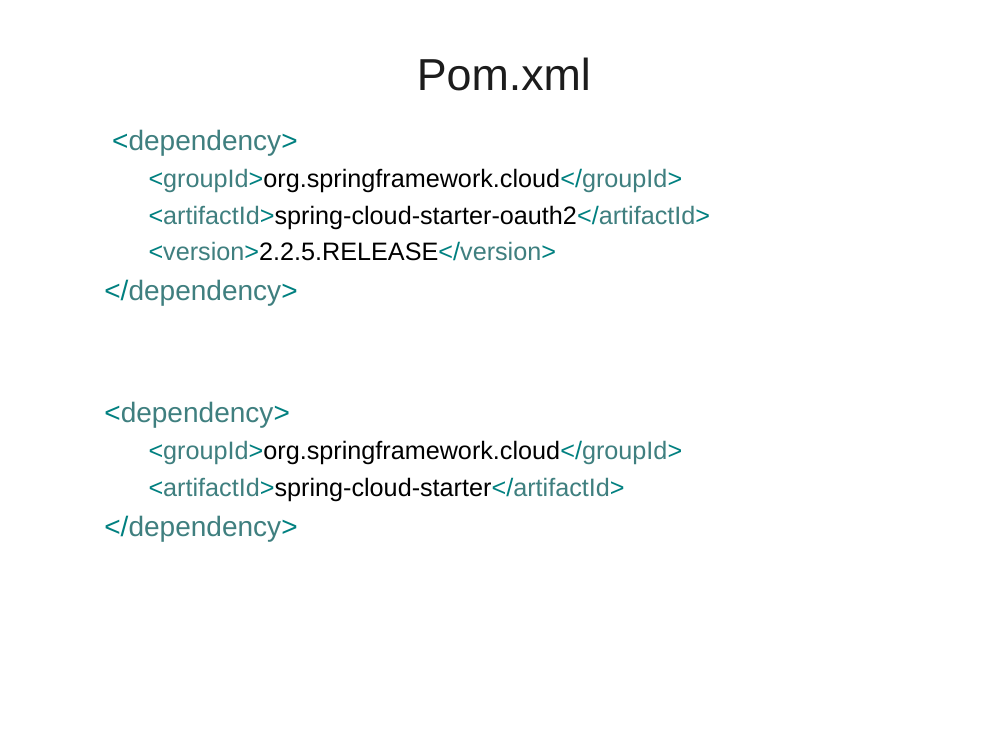
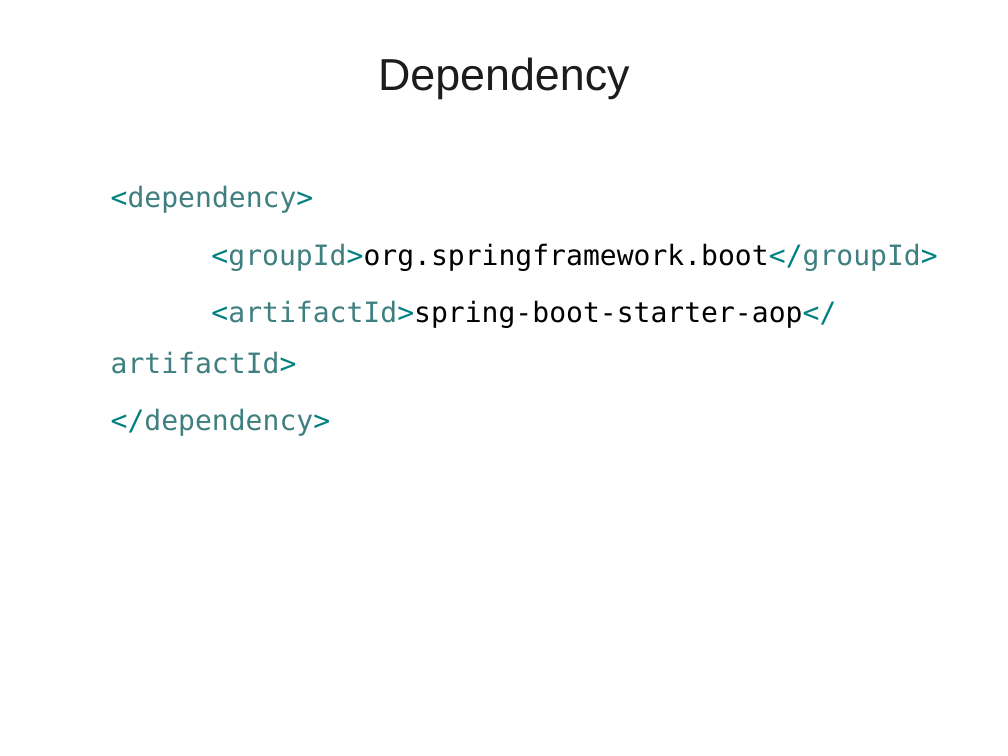
Before and after one commit to vatsanTraining/freshers_dec_2021, a slide deck: slide 56 of MicroService_Module_2.ppt (slide 50 before the commit). Drawn at 1008x756 pixels with LibreOffice and Linux fonts; fonts in the diff are those of the drawing; background and template pictures are left out. Boxes give left, top, right and bottom in pixels: in the first picture for what was removed or moved away, otherwise in the second. Text is boxed around its words. In the diff, an @@ line names an element or a change of style, - is before the commit and + after.

```diff
--- a/MicroService_Module_2.ppt
+++ b/MicroService_Module_2.ppt
@@ title at (378,57,630,99): text changed @@
-Pom.xml
+Dependency
@@ text at (111,185,331,436): font Arial to DejaVu Sans Mono in "<dependency>", "</dependency>"; indent changed; line spacing 1 to 1.5 @@
@@ text at (111,243,937,374): text changed; size 18 to 20 pt; font Arial to DejaVu Sans Mono @@
-    <groupId>org.springframework.cloud</groupId>
-    <artifactId>spring-cloud-starter-oauth2</artifactId>
-    <version>2.2.5.RELEASE</version>
+  <groupId>org.springframework.boot</groupId>
+  <artifactId>spring-boot-starter-aop</artifactId>
@@ text at (104,401,683,541): paragraphs removed @@
-  <dependency>
-    <groupId>org.springframework.cloud</groupId>
-    <artifactId>spring-cloud-starter</artifactId>
-  </dependency>
```
Also in this commit, not shown: 12 other slides changed, 22 slides added, 34 slides removed.
